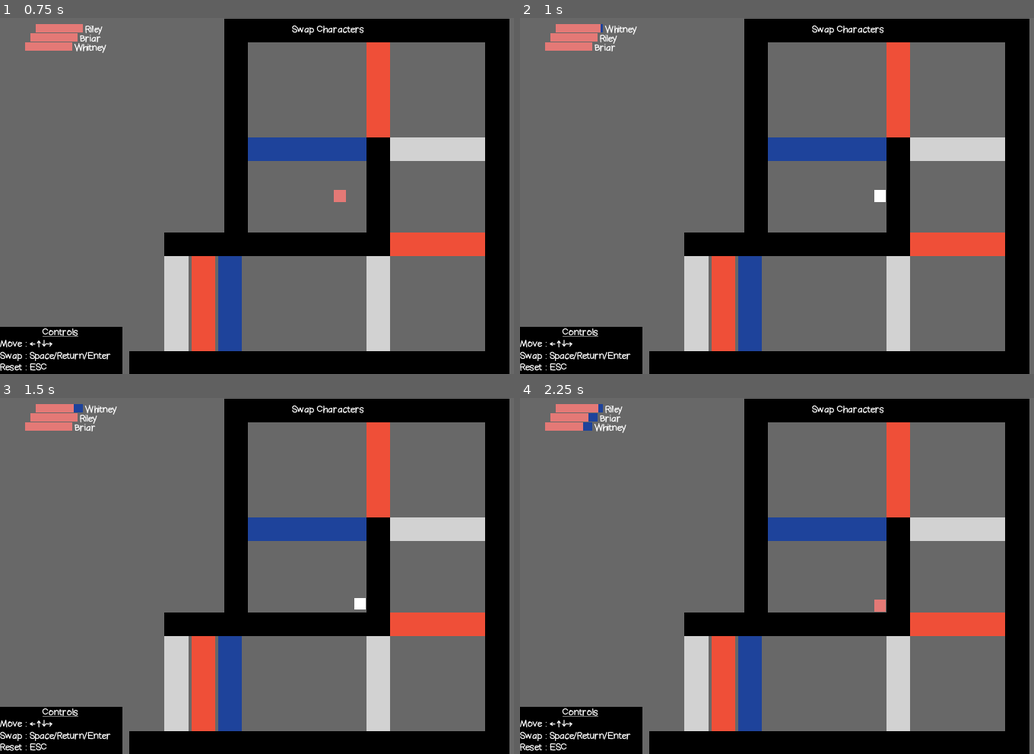
Above: before the commit, frames 1-4 (two rows, left to right).
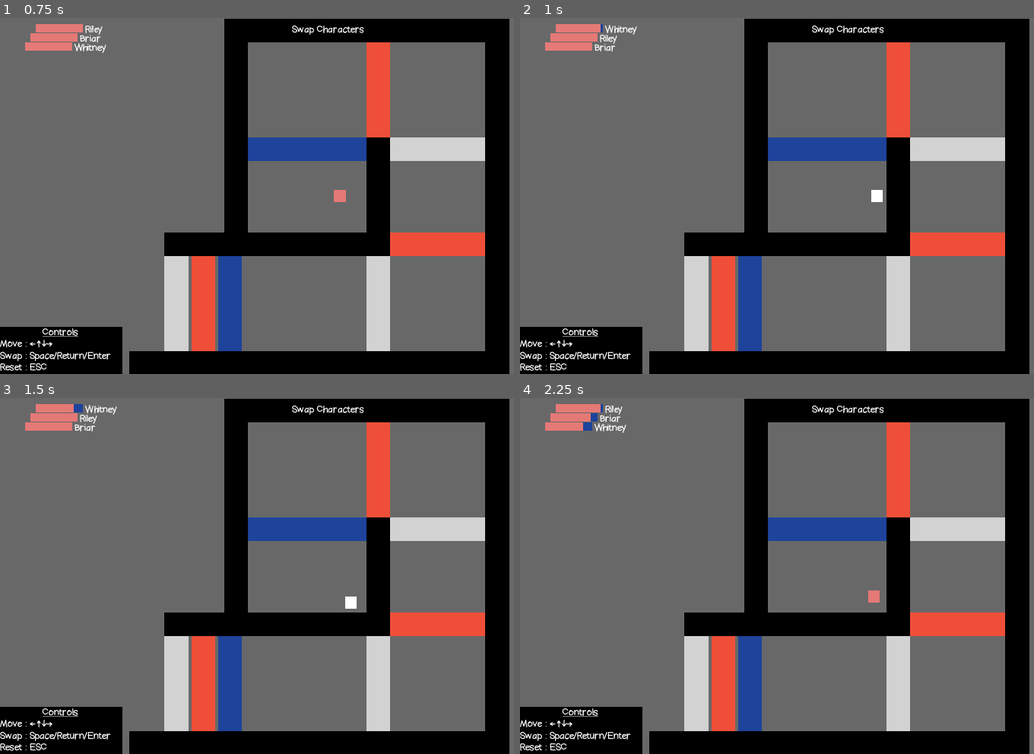
Above: after the commit, the same moments.

Repository: BrastenXBL/CharacterSwap-DynamicUi
Game: Godot game, scene res://main_scene.tscn
The game is run twice, just before and just after one commit, with the same random seed, the same clock (stepped at 60 frames per second) and the same inputs.
Inputs:
- Up to frame 1 (0.75 s): tap Enter (ui_accept) at 0.5 s; hold Right (ui_right) from 0.53 s (still down)
- Up to frame 2 (1 s): keep holding Right (ui_right); tap Enter (ui_accept) at 0.77 s
- Up to frame 3 (1.5 s): release Right (ui_right) at 1.28 s; hold Down (ui_down) from 1.28 s (still down)
- Up to frame 4 (2.25 s): tap Enter (ui_accept) at 1.52, 2 s; release Down (ui_down) at 2.03 s; hold Right (ui_right) from 2.03 s (still down)

Frame 1 is identical in both runs. In frame 2, less than 0.1% of the frame differs, in the area x 68-72%, y 48-52%; in frame 3, 0.1%; in frame 4, 0.2%, in the area x 13-72%, y 1-61%.

Commit message:
Update character_controller.gd
Removing redundant 'delta' from move_and_slide().

Diff:
--- a/character_swap_scripts/character_controller.gd
+++ b/character_swap_scripts/character_controller.gd
@@ -10,7 +10,7 @@
 
 #export vars, Inspector
 export var speed = 300.0
-export var bounce_back_multiplier = 20
+export var bounce_back_multiplier = 0.5
 export(WallTypes) var wall_type = WallTypes.NONE
 
 #public vars
@@ -45,7 +45,7 @@
 	else:
 		# Bounce back movement. No Player control.
 		_input_timer += delta
-		move_and_slide(_bounce * delta * bounce_back_multiplier * -1.0)
+		move_and_slide(_bounce * bounce_back_multiplier * -1.0)
 		# Reset Bounce vars after Time.
 		if _input_timer > 0.1:
 			_allow_input = true
